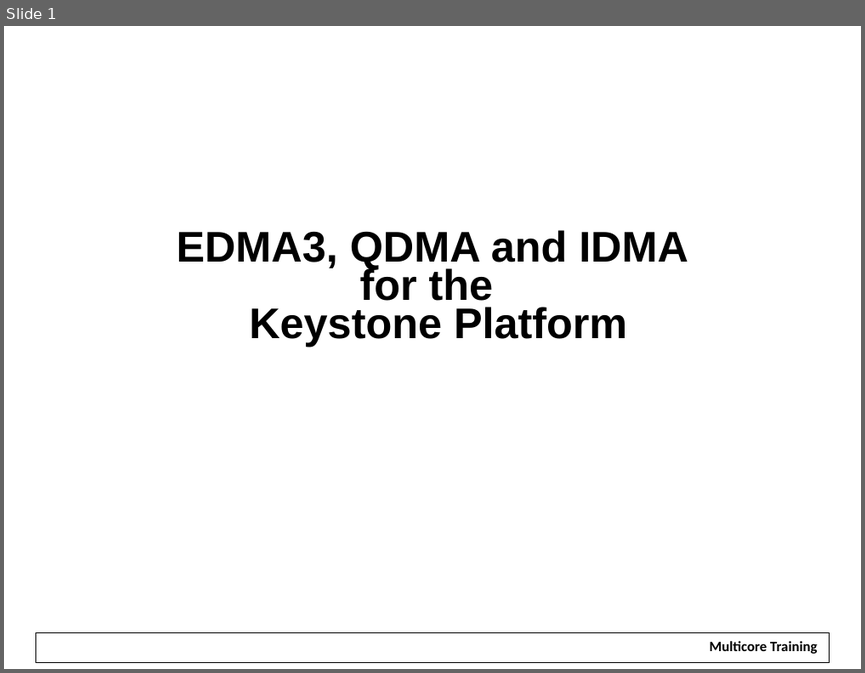
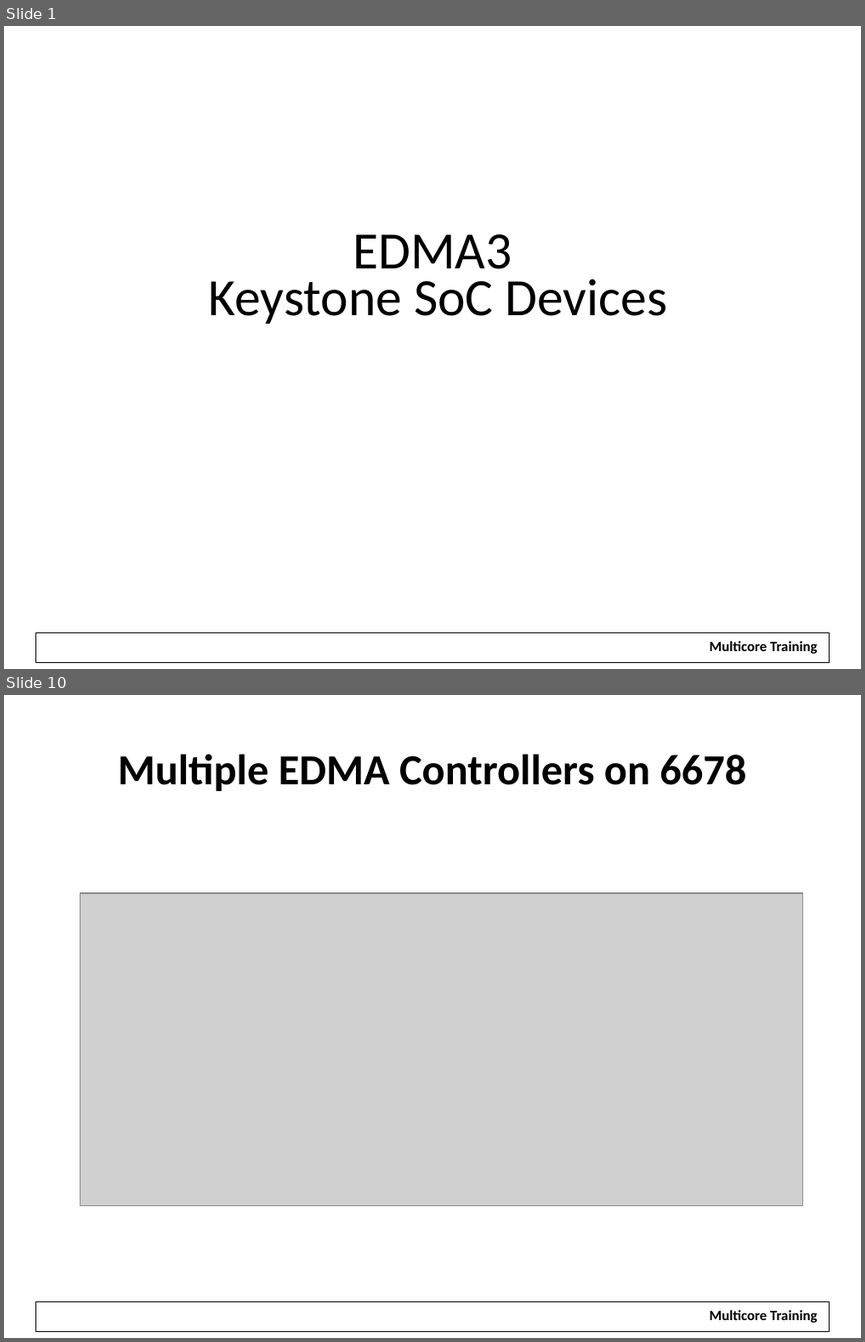
Before and after one commit to hari1989/keystone-workshop, a slide deck: slides/Intro to EDMA.pptx. Shown one above the other, each under a label of ours: slide 1 before the commit, slides 1 and 10 after it; the slides between them are not shown. The pictures are 865x673 and 865x1342 pixels, drawn with LibreOffice and Linux fonts; fonts in the diff are those of the drawing; grey boxes stand for pictures; background and template pictures are left out. Boxes give left, top, right and bottom in pixels: in the first picture for what was removed or moved away, otherwise in the second. Text is boxed around its words. In the diff, an @@ line names an element or a change of style, - is before the commit and + after.

Commit message:
Adding a slide on the multiple edma controllers in 6678

```diff
--- a/slides/Intro to EDMA.pptx
+++ b/slides/Intro to EDMA.pptx
@@ slide 10 added at (x1=4, y1=695, x2=861, y2=1338), background #FFFFFF; not listed: 2 template elements that a slide beside it also shows @@
@@ title added at (x1=118, y1=754, x2=746, y2=791), 36 pt, text #000000, bold @@
+Multiple EDMA Controllers on 6678
@@ picture added at (x1=80, y1=893, x2=802, y2=1206) @@
@@ slide 1 changed as well @@
@@ title at (x1=209, y1=234, x2=668, y2=324): text changed; size 36 to 44 pt; font Arial to Calibri; bold off @@
-EDMA3, QDMA and IDMA
-for the
-Keystone Platform
+EDMA3
+Keystone SoC Devices
```
Also in this commit, not shown: 30 other slides changed, 25 other slides added, 90 slides removed.
